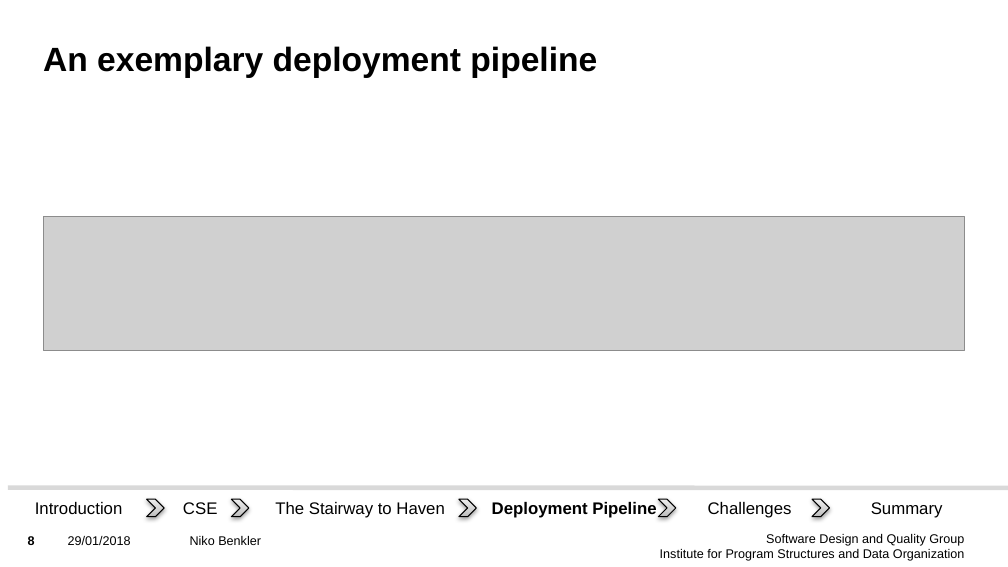
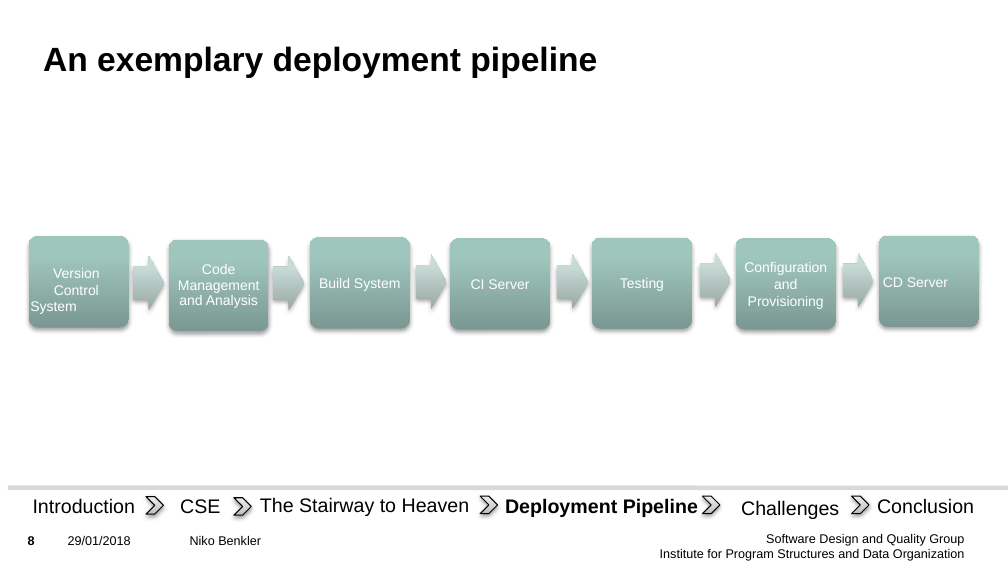
Before and after one commit to Benkler/Proseminar, a slide deck: slide 8 of Präsentation/Präsentation.pptx. Drawn at 1008x567 pixels with LibreOffice and Linux fonts; fonts in the diff are those of the drawing; grey boxes stand for pictures; background and template pictures are left out. Boxes give left, top, right and bottom in pixels: in the first picture for what was removed or moved away, otherwise in the second. Text is boxed around its words. In the diff, an @@ line names an element or a change of style, - is before the commit and + after.

Commit message:
Präsentation Layout verbessert

```diff
--- a/Präsentation/Präsentation.pptx
+++ b/Präsentation/Präsentation.pptx
@@ picture removed at bbox=[43, 217, 965, 351] @@
@@ group added at bbox=[29, 236, 979, 332]: 7 rounded rectangles, 7 texts, 6 right arrows @@
+Version Control System
+Code Management and Analysis
+Build System
+CI Server
+Testing
+Configuration and Provisioning
+CD Server
@@ text "Introduction" at bbox=[33, 498, 136, 514]: size 12 to 14 pt @@
@@ text "CSE" at bbox=[180, 499, 220, 514]: size 12 to 14 pt @@
@@ text at bbox=[260, 497, 470, 516]: text changed; size 12 to 14 pt @@
-The Stairway to Haven
+The Stairway to Heaven
@@ chevron: place and size @@
-chevron at bbox=[459, 499, 476, 516]
+chevron at bbox=[480, 496, 497, 513]
@@ text "Deployment Pipeline": place and size @@
-text "Deployment Pipeline" at bbox=[492, 502, 656, 518]
+text "Deployment Pipeline" at bbox=[505, 498, 698, 517]
@@ text "Deployment Pipeline" at bbox=[505, 498, 698, 517]: size 12 to 14 pt; alignment left to centre @@
@@ chevron: place and size @@
-chevron at bbox=[658, 499, 675, 516]
+chevron at bbox=[703, 496, 720, 513]
@@ text "Challenges" at bbox=[741, 500, 839, 519]: size 12 to 14 pt; alignment left to centre @@
@@ text "Challenges": place and size @@
-text "Challenges" at bbox=[708, 502, 792, 518]
+text "Challenges" at bbox=[741, 500, 839, 519]
@@ chevron: place and size @@
-chevron at bbox=[812, 499, 830, 516]
+chevron at bbox=[852, 496, 869, 513]
@@ text removed at bbox=[871, 502, 943, 518] @@
-Summary
@@ text added at bbox=[877, 498, 974, 514], 14 pt, text #000000 @@
+Conclusion
```
Also in this commit, not shown: 8 other slides changed, 1 slide added.
